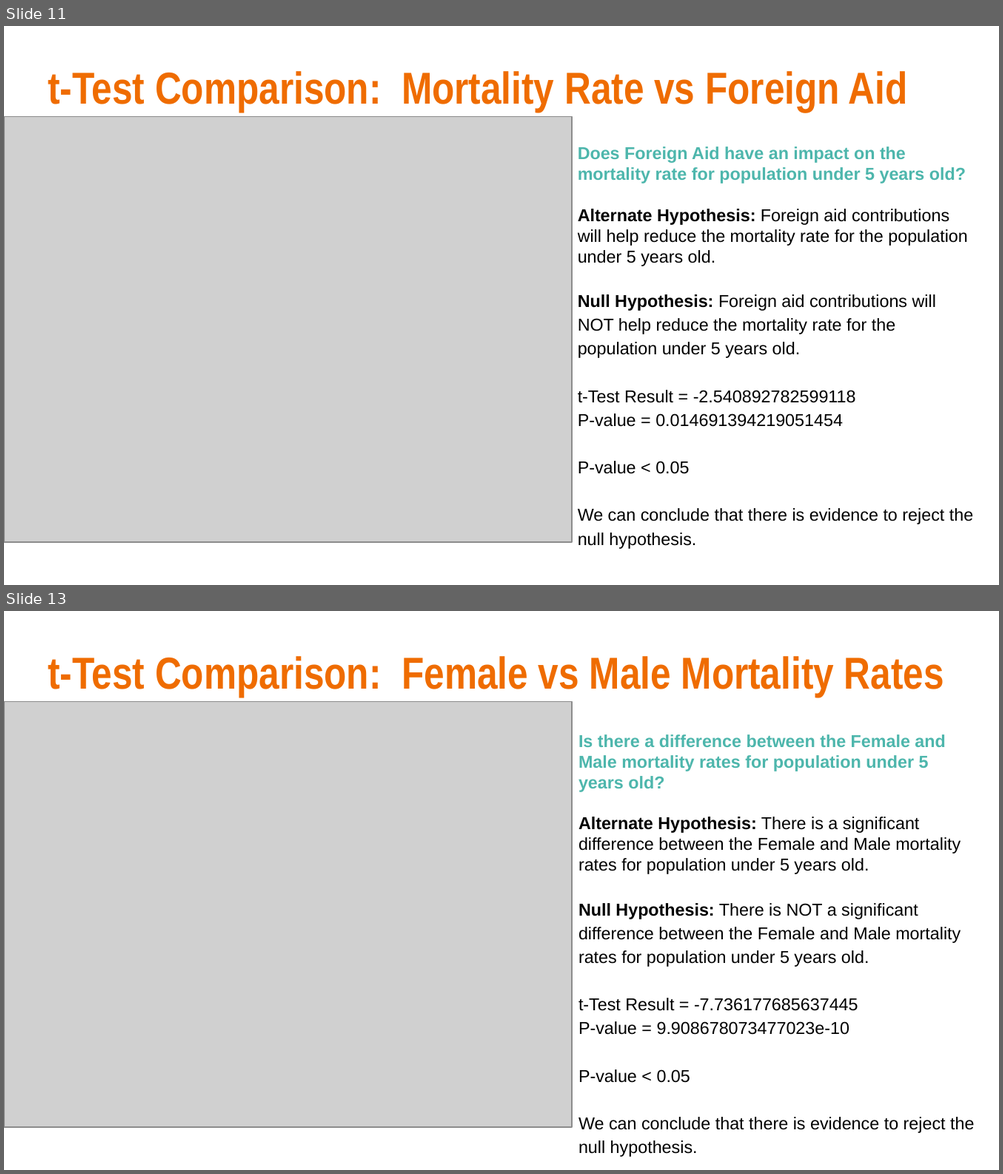
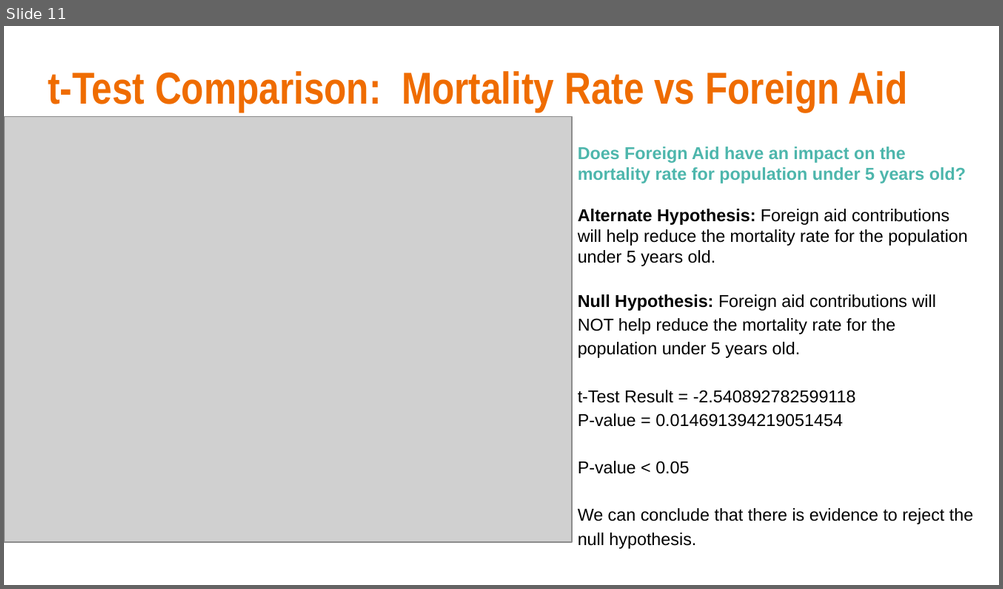
Before and after one commit to haileybirge95/Foreign_Aid_Analysis, a slide deck: Report_Presentation/ForeignAidPresentation.pptx. Shown one above the other, each under a label of ours: slides 11 and 13 before the commit, slide 11 after it; the slides between them are not shown. The pictures are 1003x1174 and 1003x589 pixels, drawn with LibreOffice and Linux fonts; fonts in the diff are those of the drawing; grey boxes stand for pictures. Boxes give left, top, right and bottom in pixels: in the first picture for what was removed or moved away, otherwise in the second. Text is boxed around its words. In the diff, an @@ line names an element or a change of style, - is before the commit and + after.

```diff
--- a/Report_Presentation/ForeignAidPresentation.pptx
+++ b/Report_Presentation/ForeignAidPresentation.pptx
@@ slide 13 removed at [4, 611, 999, 1170], background #FFFFFF @@
@@ title removed at [48, 656, 944, 697] @@
-t-Test Comparison: Female vs Male Mortality Rates
@@ picture removed at [4, 701, 572, 1128] @@
@@ text removed at [578, 735, 973, 1157] @@
-Is there a difference between the Female and Male mortality rates for population under 5 years old?
-Alternate Hypothesis: There is a significant difference between the Female and Male mortality rates for population under 5 years old.
-Null Hypothesis: There is NOT a significant difference between the Female and Male mortality rates for population under 5 years old.
-t-Test Result = -7.736177685637445
-P-value = 9.908678073477023e-10
-P-value < 0.05
-We can conclude that there is evidence to reject the null hypothesis.
```
Also in this commit, not shown: 1 slide changed.
